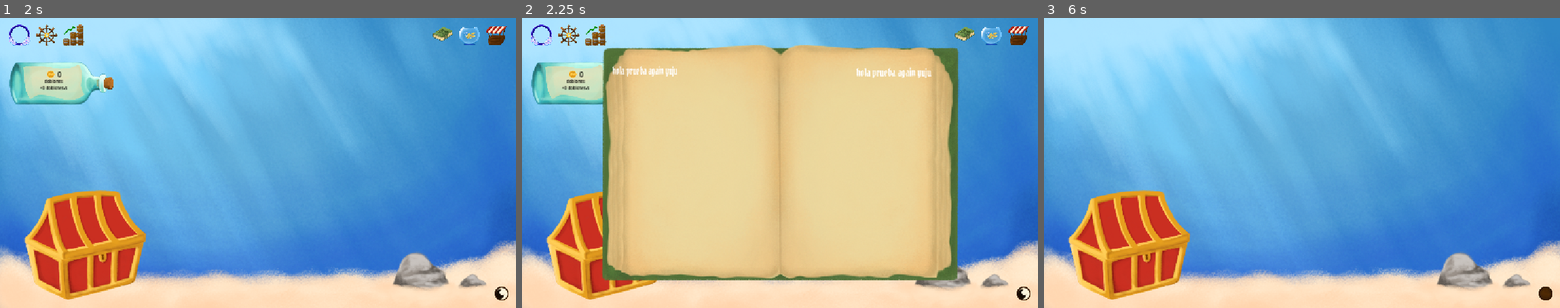
Above: before the commit, frames 1-3 (left to right).
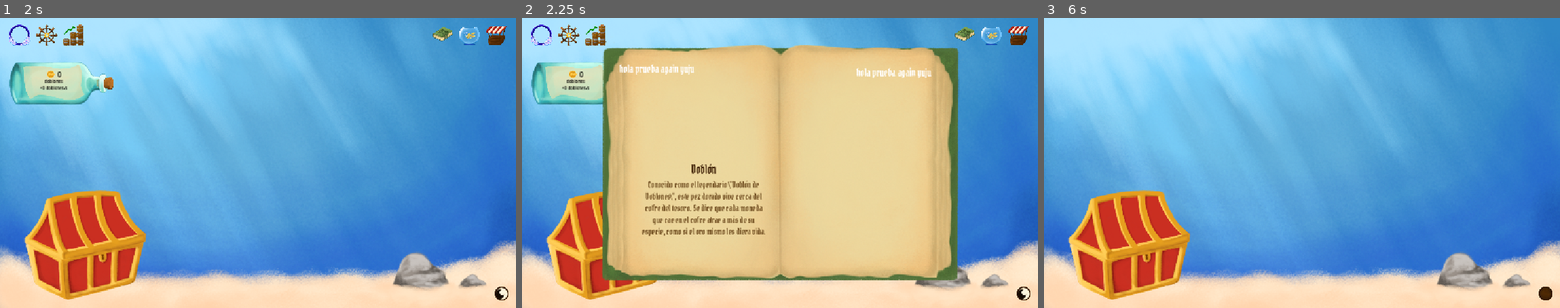
Above: after the commit, the same moments.

Repository: Niett204/fish-clicks
Game: Godot game, scene res://scenes/main.tscn
Same seed, same stepped clock (60 frames per second), same inputs: the game is played once before the commit and once after it.
Inputs (mouse positions are in pixels of both pictures, inside the frame that each line leads up to):
- Up to frame 1 (2 s): click (20, 35) at 0.5 s; click (72, 35) at 1.25 s
- Up to frame 2 (2.25 s): click (965, 35) at 2 s
- Up to frame 3 (6 s): click (1513, 35) at 2.75 s; click (1539, 35) at 3.5 s; click (1188, 255) at 4.25 s; click (1446, 261) at 5 s; click (1544, 293) at 5.75 s

Frame 1 is identical in both runs. In frame 2, 1.9% of the frame differs, in the area x 17-48%, y 16-76%; in frame 3, nothing differs.

Commit message:
Funcionan la foto, el nombre, y la descripción
La foto, el nombre, y la descripción de la página izquierda funcionan.

Diff:
--- a/client/fish-clicks-main/scenes/UI/encyclopedia_panel.tscn
+++ b/client/fish-clicks-main/scenes/UI/encyclopedia_panel.tscn
@@ -8,6 +8,12 @@
 [sub_resource type="LabelSettings" id="LabelSettings_4h8ff"]
 font = ExtResource("3_k3767")
 font_size = 24
+
+[sub_resource type="LabelSettings" id="LabelSettings_k3767"]
+paragraph_spacing = 1.0
+font = ExtResource("3_k3767")
+font_size = 27
+font_color = Color(0.2269584, 0.10857486, 0.008638387, 1)
 
 [node name="EncyclopediaPanel" type="Control" unique_id=1091957969]
 layout_mode = 3
@@ -59,13 +65,12 @@
 anchors_preset = 15
 anchor_right = 1.0
 anchor_bottom = 1.0
-offset_left = 31.818184
-offset_top = 6.2499914
-offset_right = 31.818176
-offset_bottom = 6.25
-grow_horizontal = 2
-grow_vertical = 2
-scale = Vector2(0.8691711, 1)
+offset_left = 52.272743
+offset_top = 2.0833278
+offset_right = 17.272736
+offset_bottom = 2.083313
+grow_horizontal = 2
+grow_vertical = 2
 theme_override_constants/margin_left = 40
 theme_override_constants/margin_top = 0
 theme_override_constants/margin_right = 40
@@ -103,17 +108,35 @@
 language = "es"
 
 [node name="PezIzq" type="TextureRect" parent="FondoLibro/ContenedorLibro/PaginaIzq/MarginIzq/VBoxIzq" unique_id=672969919]
-custom_minimum_size = Vector2(1, 1)
-layout_mode = 2
-texture = ExtResource("2_4h8ff")
-expand_mode = 1
+custom_minimum_size = Vector2(170, 170)
+layout_mode = 2
+size_flags_horizontal = 4
+size_flags_vertical = 4
+expand_mode = 4
 stretch_mode = 5
 
 [node name="NombrePezIzq" type="Label" parent="FondoLibro/ContenedorLibro/PaginaIzq/MarginIzq/VBoxIzq" unique_id=244178706]
-layout_mode = 2
+custom_minimum_size = Vector2(10, 10)
+layout_mode = 2
+text = "Doblón"
+label_settings = SubResource("LabelSettings_k3767")
+horizontal_alignment = 1
+vertical_alignment = 1
+autowrap_mode = 3
 
 [node name="DescripcionIzq" type="RichTextLabel" parent="FondoLibro/ContenedorLibro/PaginaIzq/MarginIzq/VBoxIzq" unique_id=1518738575]
 layout_mode = 2
+theme_override_colors/default_color = Color(0.43137255, 0.29411766, 0.11764706, 1)
+theme_override_fonts/normal_font = ExtResource("3_k3767")
+theme_override_fonts/bold_font = ExtResource("3_k3767")
+theme_override_font_sizes/normal_font_size = 20
+text = "Conocido como el legendario \\\"Doblón de Doblones\\\", este pez dorado vive cerca del cofre del tesoro. Se dice que cada moneda que cae en el cofre atrae a más de su especie, como si el oro mismo les diera vida."
+fit_content = true
+tab_size = 3
+horizontal_alignment = 1
+vertical_alignment = 1
+text_direction = 1
+language = "es_ES"
 
 [node name="StatIzq" type="Label" parent="FondoLibro/ContenedorLibro/PaginaIzq/MarginIzq/VBoxIzq" unique_id=1730993597]
 layout_mode = 2
